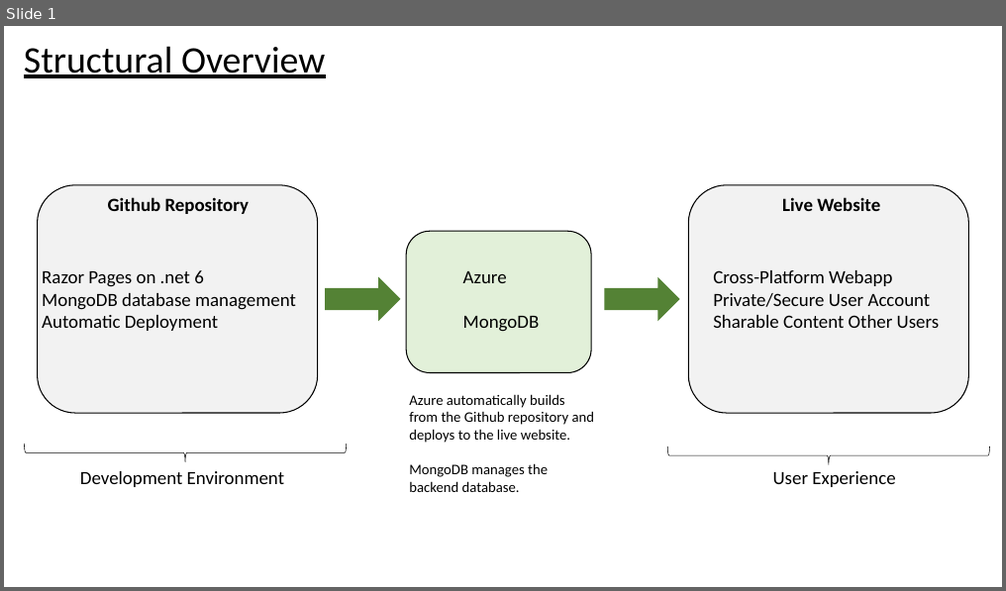
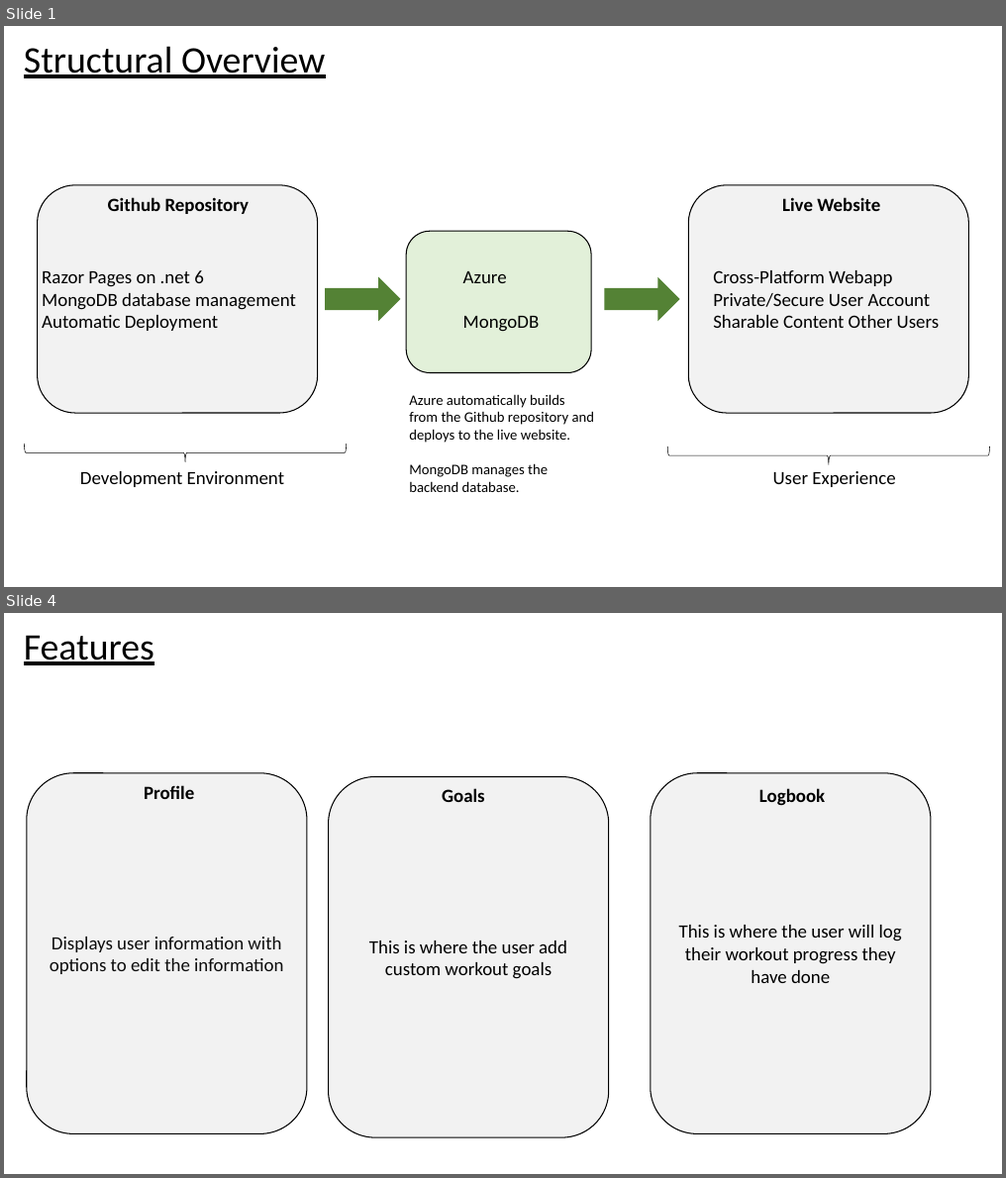
Before and after one commit to gabrown21/HolyFit, a slide deck: doc/HolyFitArchitecture.pptx. Shown one above the other, each under a label of ours: slide 1 before the commit, slides 1 and 4 after it; the slides between them are not shown. The pictures are 1006x591 and 1006x1178 pixels, drawn with LibreOffice and Linux fonts; fonts in the diff are those of the drawing. Boxes give left, top, right and bottom in pixels: in the first picture for what was removed or moved away, otherwise in the second. Text is boxed around its words. In the diff, an @@ line names an element or a change of style, - is before the commit and + after.

```diff
--- a/doc/HolyFitArchitecture.pptx
+++ b/doc/HolyFitArchitecture.pptx
@@ slide 4 added at box(4, 613, 1002, 1174), background #FFFFFF @@
@@ text added at box(24, 635, 154, 665), 36 pt, text #000000, underline @@
+Features
@@ rounded rectangle added at box(27, 773, 307, 1134), fill #F2F2F2, outline #000000 1 pt, 18 pt, text #0D0D0D @@
+Displays user information with options to edit the information
@@ text added at box(144, 785, 194, 799), 18 pt, text #000000, bold @@
+Profile
@@ rounded rectangle added at box(328, 777, 609, 1138), fill #F2F2F2, outline #000000 1 pt, 18 pt, text #000000 @@
+This is where the user add custom workout goals
@@ text added at box(442, 788, 485, 802), 18 pt, text #000000, bold @@
+Goals
@@ rounded rectangle added at box(650, 773, 931, 1134), fill #F2F2F2, outline #000000 1 pt, 18 pt, text #000000 @@
+This is where the user will log their workout progress they have done
@@ text added at box(759, 788, 825, 806), 18 pt, text #000000, bold @@
+Logbook
```
Also in this commit, not shown: 1 slide changed, 2 other slides added, 2 slides removed.
